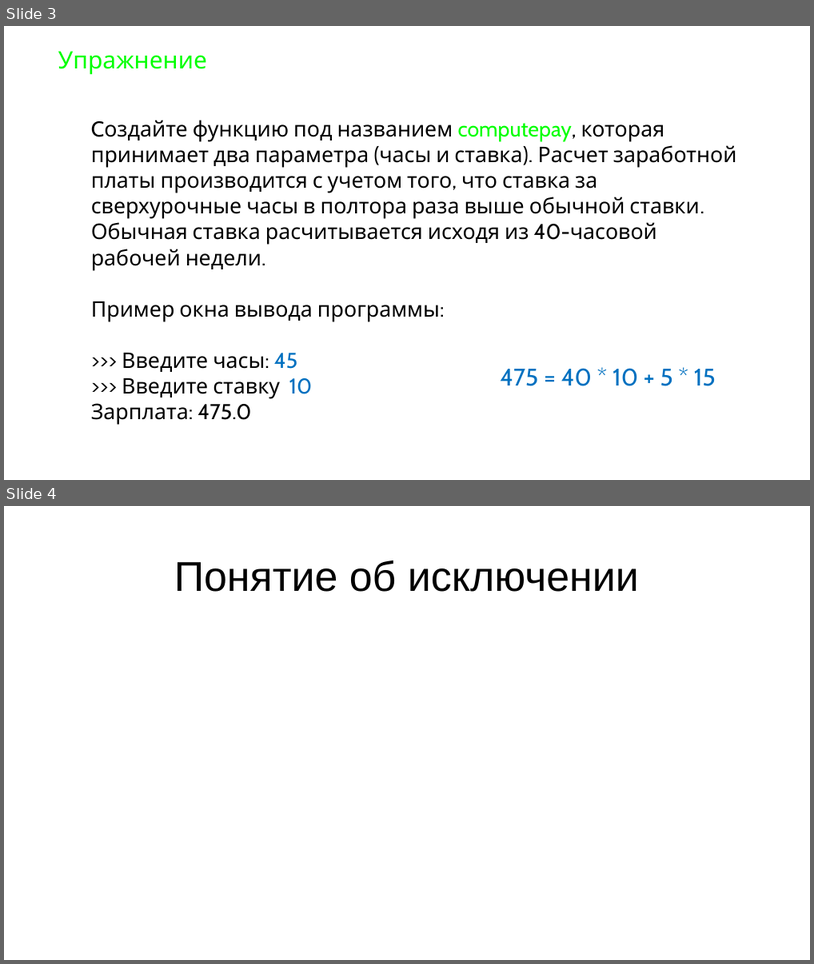
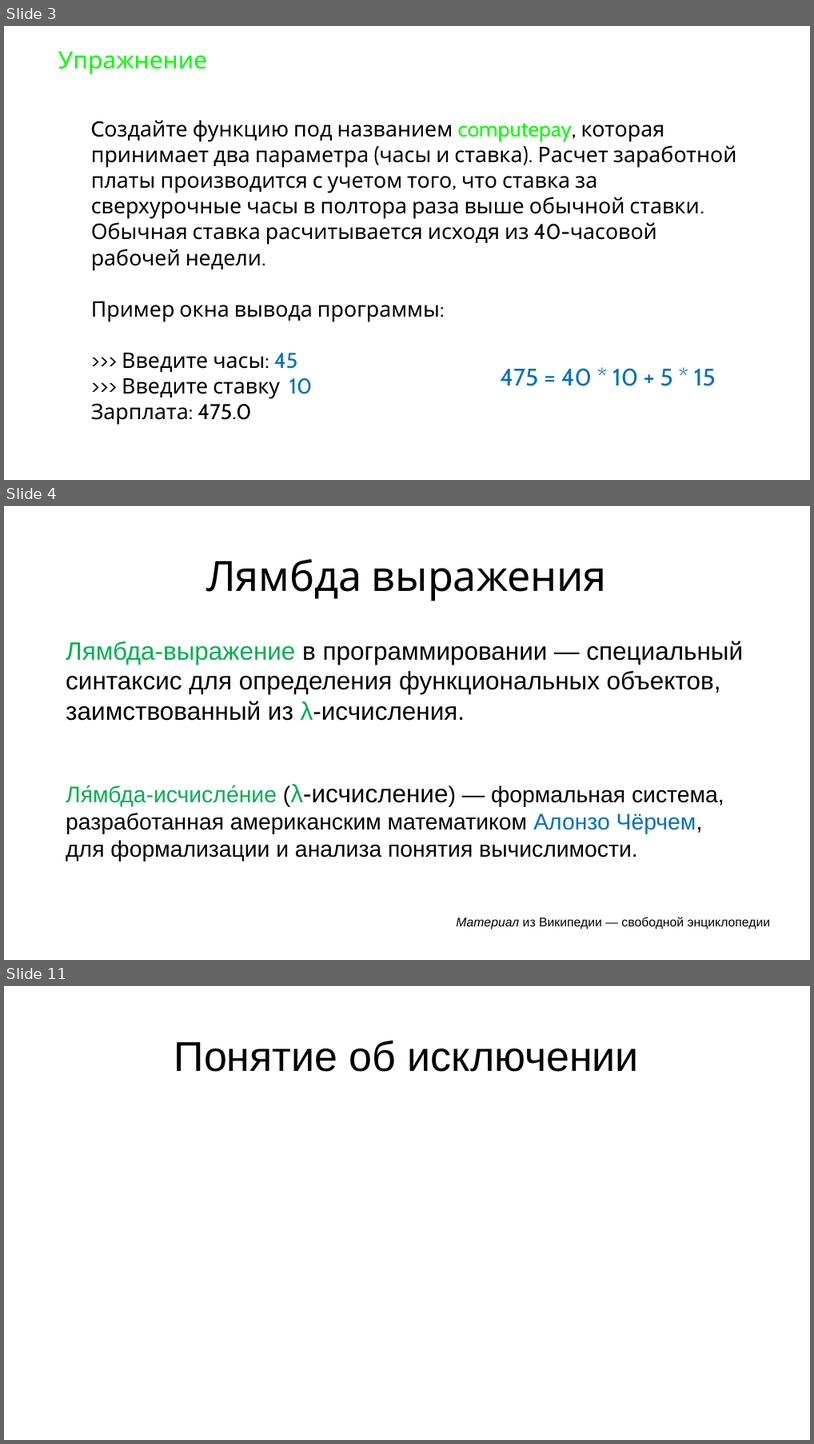
Before and after one commit to maxchv/LearnPython, a slide deck: week05/Exceptions.pptx. Shown one above the other, each under a label of ours: slides 3 and 4 before the commit, slides 3, 4 and 11 after it; the slides between them are not shown. The pictures are 814x964 and 814x1444 pixels, drawn with LibreOffice and Linux fonts; fonts in the diff are those of the drawing. Boxes give left, top, right and bottom in pixels: in the first picture for what was removed or moved away, otherwise in the second. Text is boxed around its words. In the diff, an @@ line names an element or a change of style, - is before the commit and + after.

```diff
--- a/week05/Exceptions.pptx
+++ b/week05/Exceptions.pptx
@@ slide 4 added at (4,506,810,960), background #FFFFFF @@
@@ title added at (206,559,607,601), 66 pt, text #000000 @@
+Лямбда выражения
@@ text added at (66,640,743,720), 40 pt, text #000000 @@
+Лямбда-выражение в программировании — специальный синтаксис для определения функциональных объектов, заимствованный из λ-исчисления.
@@ text added at (257,660,320,684), 36 pt, text #FFFFFF @@
+hello():
@@ text added at (66,784,725,861), 36 pt, text #000000 @@
+Ля́мбда-исчисле́ние (λ-исчисление) — формальная система, разработанная американским математиком Алонзо Чёрчем, для формализации и анализа понятия вычислимости.
@@ text added at (456,916,771,929), 20 pt, text #000000 @@
+Материал из Википедии — свободной энциклопедии
@@ what was slide 4 is now slide 11 @@
```
Also in this commit, not shown: 6 other slides added, 5 other files.
